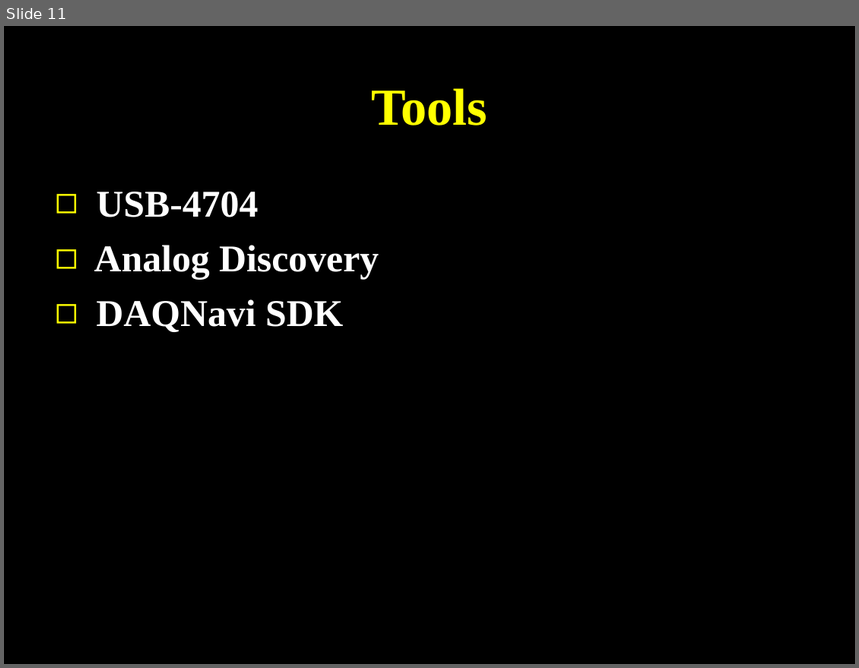
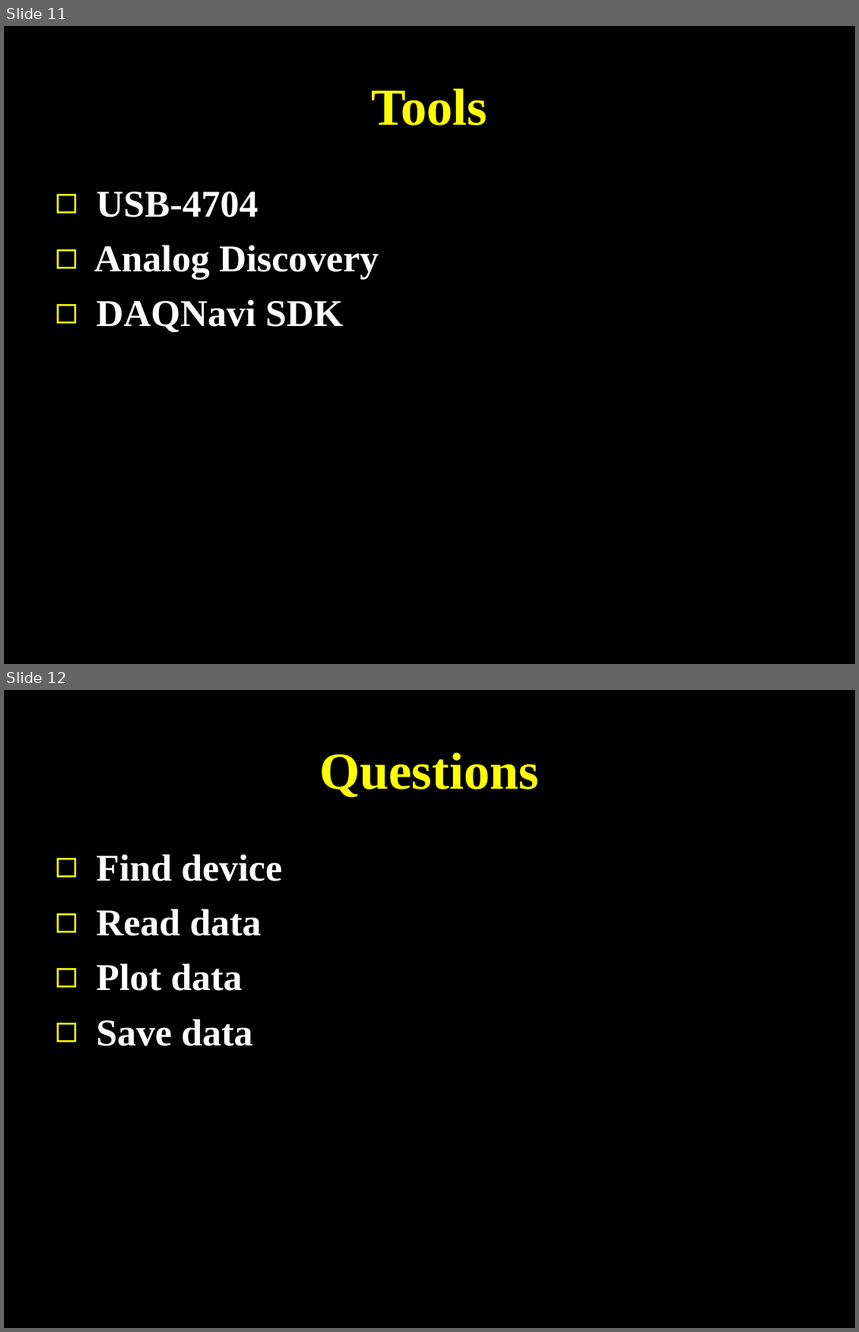
Before and after one commit to SJTUCourse/BI450, a slide deck: Lectures/2016 Fall/Lecture 1/Lecture 1.ppt. Shown one above the other, each under a label of ours: slide 11 before the commit, slides 11 and 12 after it. The pictures are 859x668 and 859x1332 pixels, drawn with LibreOffice and Linux fonts; fonts in the diff are those of the drawing. Boxes give left, top, right and bottom in pixels: in the first picture for what was removed or moved away, otherwise in the second. Text is boxed around its words. In the diff, an @@ line names an element or a change of style, - is before the commit and + after.

```diff
--- a/Lectures/2016 Fall/Lecture 1/Lecture 1.ppt
+++ b/Lectures/2016 Fall/Lecture 1/Lecture 1.ppt
@@ slide 12 added at [4,690,855,1328], background #000000 @@
@@ title added at [319,752,539,797], 44 pt, text #FFFF00, bold @@
+Questions
@@ text added at [96,854,282,1046], 32 pt, text #FFFFFF, bold @@
+◻ Find device
+◻ Read data
+◻ Plot data
+◻ Save data
```
Also in this commit, not shown: 1 slide changed, 4 other slides added, 4 other files.
